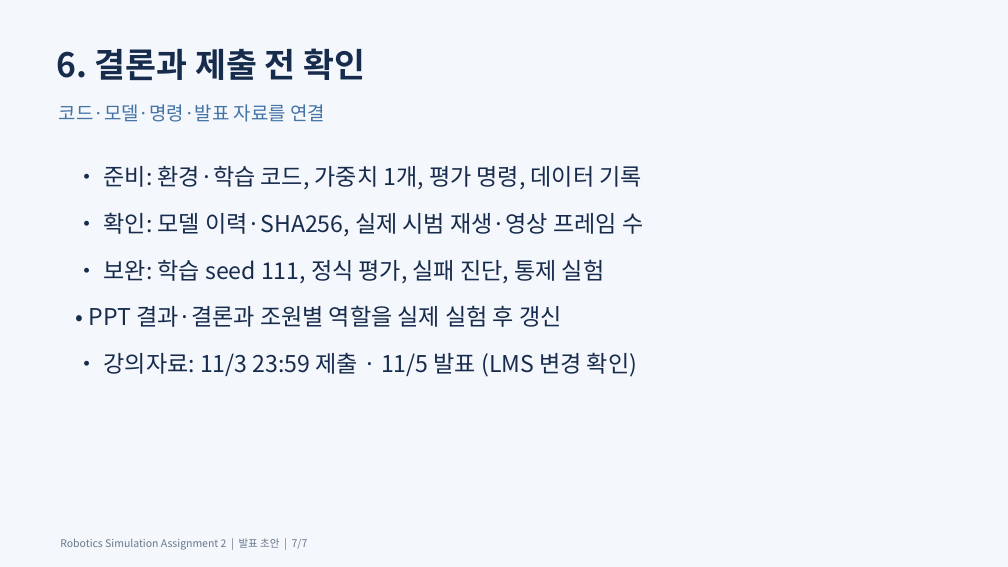
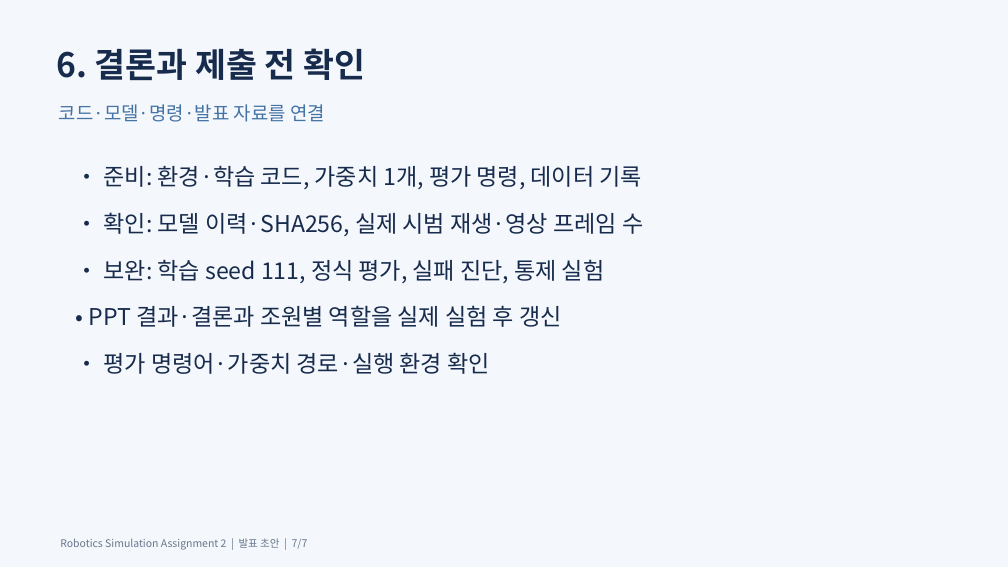
Before and after one commit to Kim-KiSuk/Robotics-Simulation-Assignmnet2, a slide deck: slide 7 of submission/toy2box_presentation_draft.pptx. Drawn at 1008x567 pixels with LibreOffice and Linux fonts; fonts in the diff are those of the drawing. Boxes give left, top, right and bottom in pixels: in the first picture for what was removed or moved away, otherwise in the second. Text is boxed around its words. In the diff, an @@ line names an element or a change of style, - is before the commit and + after.

```diff
--- a/submission/toy2box_presentation_draft.pptx
+++ b/submission/toy2box_presentation_draft.pptx
@@ text at <box>104,352,489,374</box>: text changed @@
-• 강의자료: 11/3 23:59 제출 · 11/5 발표 (LMS 변경 확인)
+• 평가 명령어·가중치 경로·실행 환경 확인
```
Also in this commit, not shown: 3 other slides changed, 18 other files.
